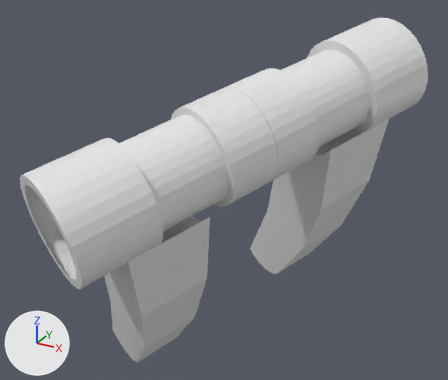
The Blender file BattleDroid/battledroid.blend: old version first, new version second.
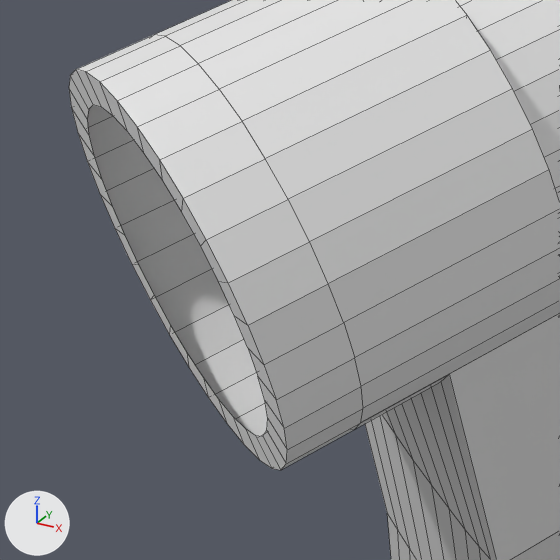
Each version is shown whole from a camera (50 mm lens) standing at (5.779, 1.826, -1.696) and looking at (5.19, 2.897, -2.231), then close up on the part from 0% to 36% of the width and 41% to 83% of the height. The axes (+X, +Y, +Z) are drawn at lower left. The lights are the same throughout. The close-ups show mesh edges as thin lines. The same objects are shown in both versions, whatever each file hides.

Before the edit, the objects in view are built like this:
```python
me_circle_015 = bpy.data.meshes.new('Circle.015')
me_circle_015.from_pydata(...)  # 402 vertices, 368 faces; spans x -1.21..6.71, y -3.89..1.21, z -4.68..0.0
ob_lower_finger = bpy.data.objects.new('lower_finger', me_circle_015)
ob_lower_finger.location = (5.2696, 2.8315, -2.0781)
ob_lower_finger.rotation_euler = (3.142, 1.349, 1.115)  # degrees (180, 77, 64)
ob_lower_finger.scale = (0.0861, 0.0861, 0.0861)
_m = ob_lower_finger.modifiers.new('Mirror', 'MIRROR')
_m.use_axis = (False, False, True)
```
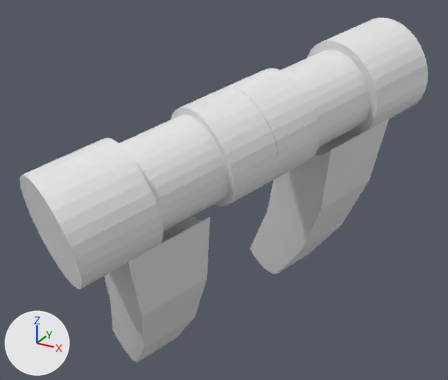
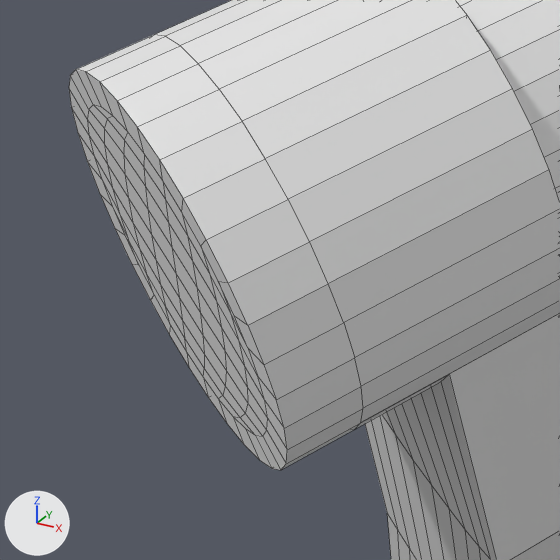
What differs and where, as boxes (x1, y1, x2, y2) in the close-ups (560 x 560 px):
part 1 of me_circle_015, added: after (87, 105, 268, 436)

The change, as a list of edits to the scene's bpy script:
```text
Change me_circle_015:
    used by ob_lower_finger; location = (5.2696, 2.8315, -2.0781); rotation_euler = (3.142, 1.349, 1.115), in degrees (180, 77, 64); scale = (0.0861, 0.0861, 0.0861)
    remove me_circle_015.from_pydata(...)  # 402 vertices, 368 faces; spans x -1.21..6.71, y -3.89..1.21, z -4.68..0.0
    add me_circle_015.from_pydata(...)  # 451 vertices, 432 faces; spans x -1.21..6.71, y -3.89..1.21, z -4.68..0.0
    me_circle_015 part 1
    49 vertices are added at x -0.92..0.92, y -0.91..0.91, z -4.68
    64 new faces join them
```
